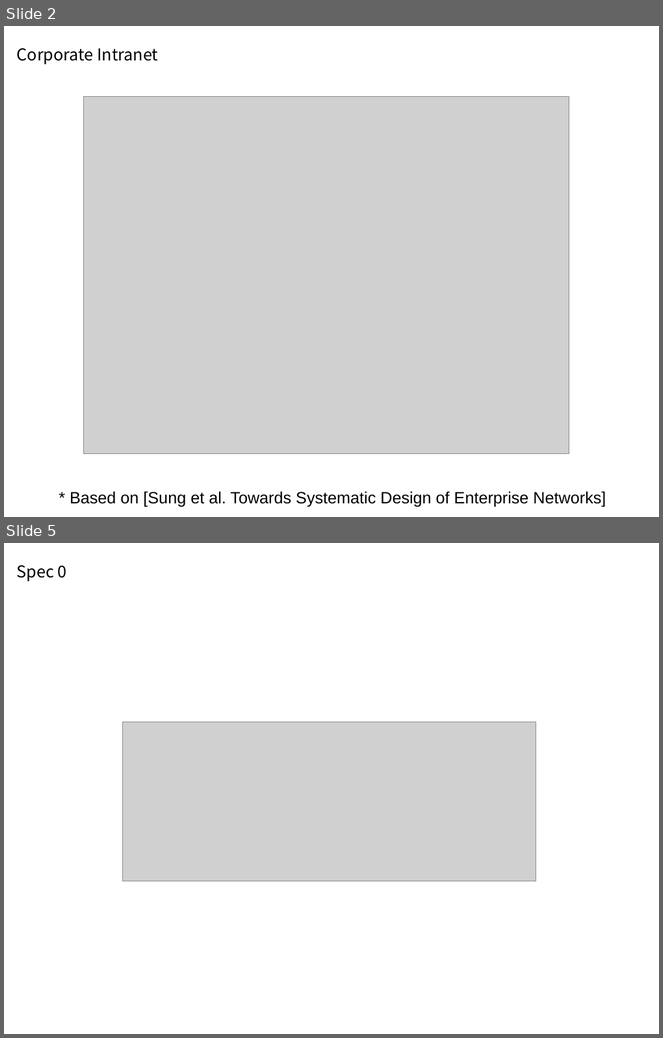
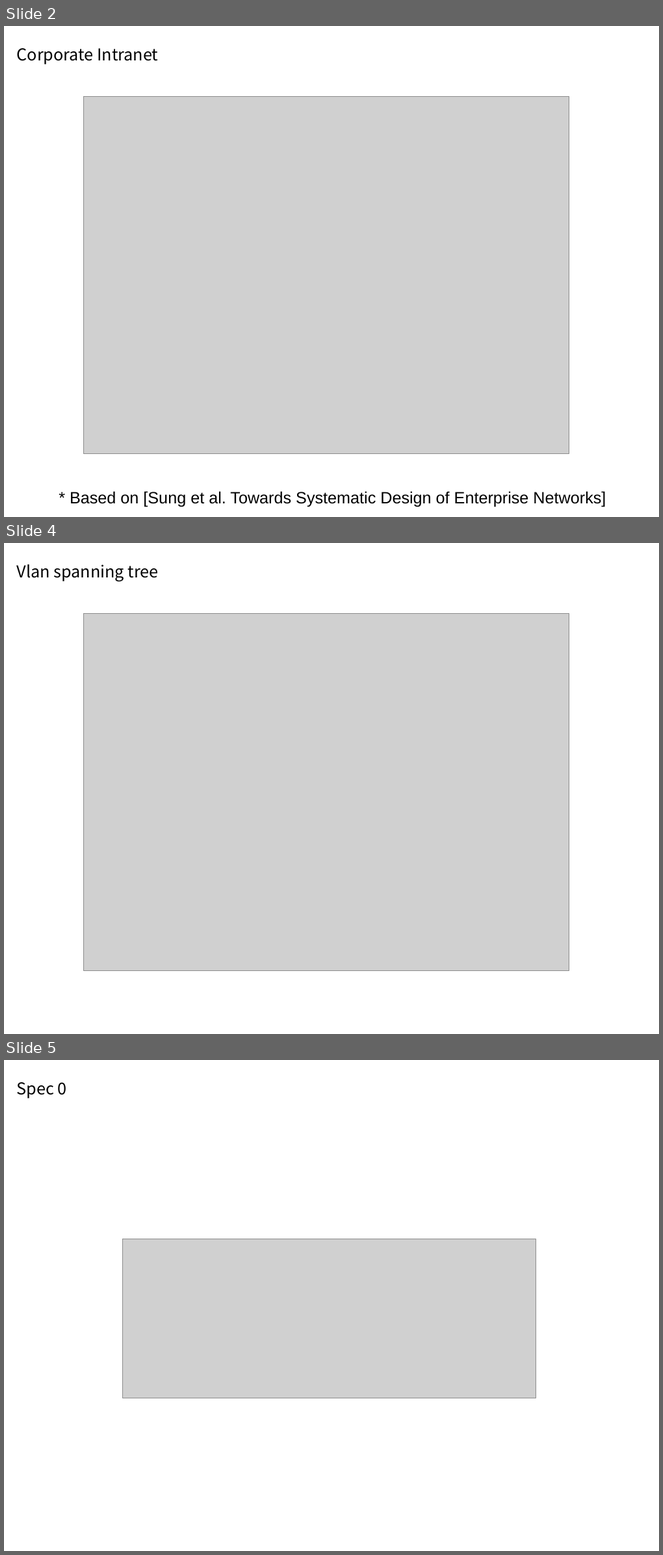
Before and after one commit to ryzhyk/cocoon, a slide deck: doc/intranet_case_study/slides.odp. Shown one above the other, each under a label of ours: slides 2 and 5 before the commit, slides 2, 4 and 5 after it; the slides between them are not shown. The pictures are 663x1038 and 663x1555 pixels, drawn with LibreOffice and Linux fonts; fonts in the diff are those of the drawing; grey boxes stand for pictures; background and template pictures are left out. Boxes give left, top, right and bottom in pixels: in the first picture for what was removed or moved away, otherwise in the second. Text is boxed around its words. In the diff, an @@ line names an element or a change of style, - is before the commit and + after.

```diff
--- a/doc/intranet_case_study/slides.odp
+++ b/doc/intranet_case_study/slides.odp
@@ slide 4 added at <box>4,543,659,1034</box>, background #FFFFFF @@
@@ title added at <box>17,564,159,581</box>, 18 pt, text #000000 @@
+Vlan spanning tree
@@ picture added at <box>83,614,570,971</box> @@
```
Also in this commit, not shown: 1 slide changed, 1 other slide added, 2 slides removed.
